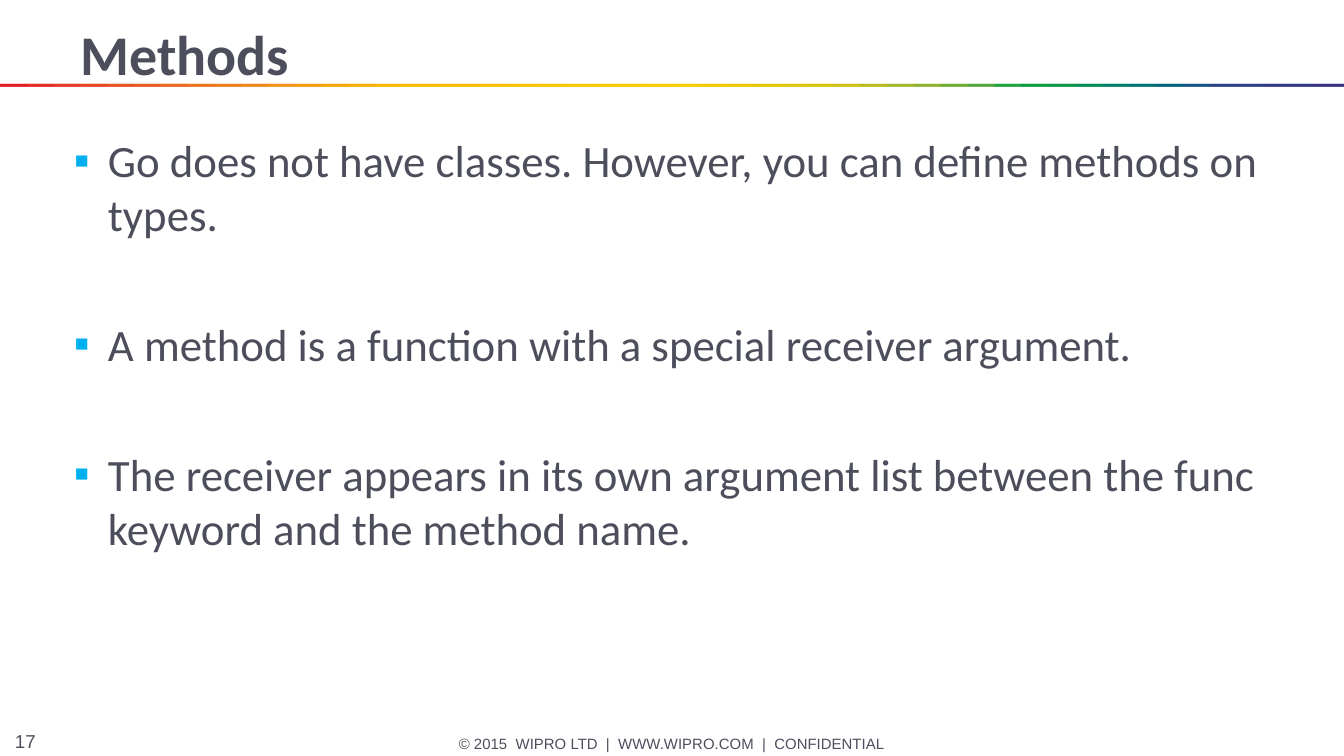
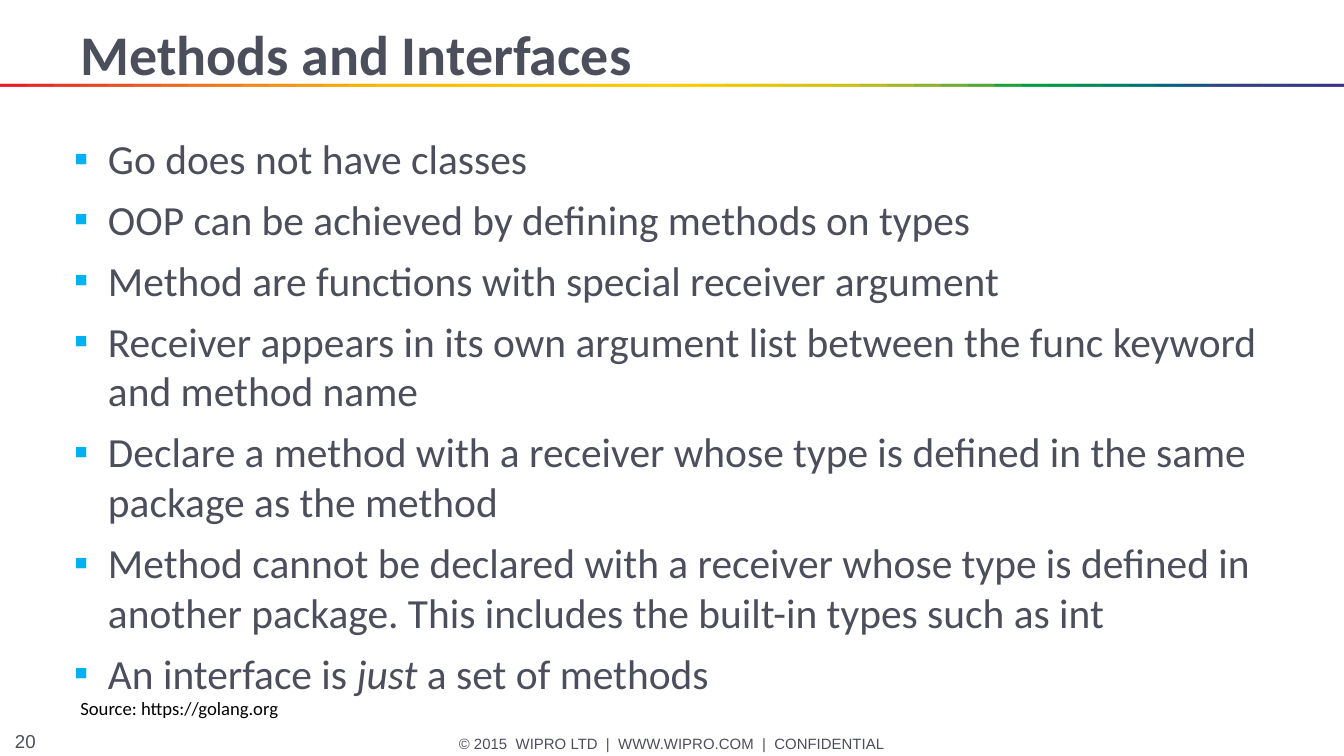
Before and after one commit to HANAND1979/go, a slide deck: slide 20 of go/Go.pptx (slide 17 before the commit). Drawn at 1344x756 pixels with LibreOffice and Linux fonts; fonts in the diff are those of the drawing. Boxes give left, top, right and bottom in pixels: in the first picture for what was removed or moved away, otherwise in the second. Text is boxed around its words. In the diff, an @@ line names an element or a change of style, - is before the commit and + after.

```diff
--- a/go/Go.pptx
+++ b/go/Go.pptx
@@ title at [81,35,631,87]: text changed @@
-Methods
+Methods and Interfaces
@@ text at [108,145,1256,696]: text changed; size 24 to 22.2 pt @@
-▪ Go does not have classes. However, you can define methods on types.
-▪ A method is a function with a special receiver argument.
-▪ The receiver appears in its own argument list between the func keyword and the method name.
+▪ Go does not have classes
+▪ OOP can be achieved by defining methods on types
+▪ Method are functions with special receiver argument
+▪ Receiver appears in its own argument list between the func keyword and method name
+▪ Declare a method with a receiver whose type is defined in the same package as the method
+▪ Method cannot be declared with a receiver whose type is defined in another package. This includes the built-in types such as int
+▪ An interface is just a set of methods
@@ text added at [80,702,278,719], 10 pt, text #000000 @@
+Source: https://golang.org
@@ page number at [15,735,36,748]: text changed @@
-17
+20
```
Also in this commit, not shown: 10 other slides changed, 8 slides added, 3 slides removed.
